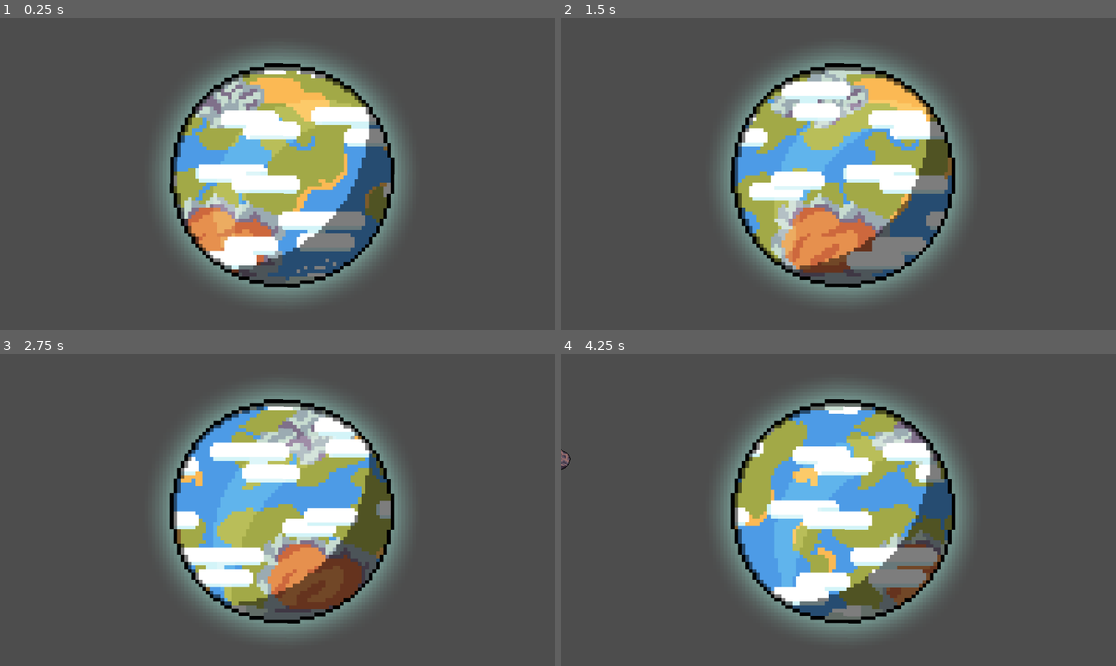
Above: before the commit, frames 1-4 (two rows, left to right).
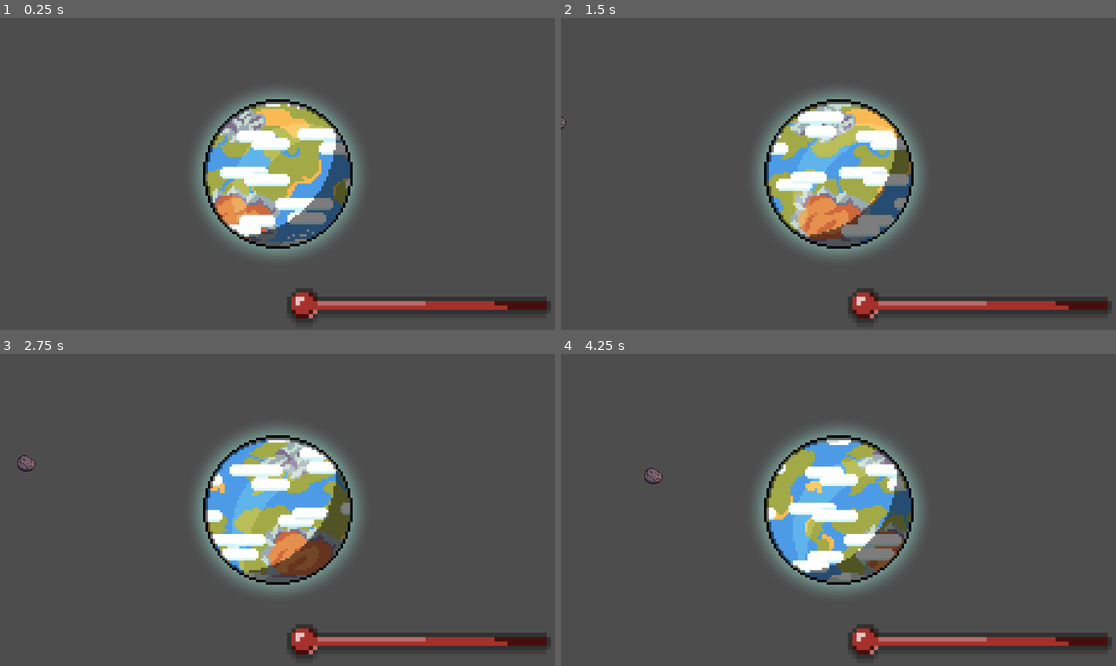
Above: after the commit, the same moments.

Repository: zax71/Asteroid-Deportation-Service
Game: Godot game, scene res://scenes/game.tscn
The game is run twice, just before and just after one commit, with the same random seed, the same clock (stepped at 60 frames per second) and the same inputs.
Inputs:
- Up to frame 1 (0.25 s): no input
- Up to frame 2 (1.5 s): no input
- Up to frame 3 (2.75 s): no input
- Up to frame 4 (4.25 s): no input

The runs differ from the first frame. In frame 1, 28% of the frame differs, in the area x 28-100%, y 10-98%; in frame 2, 28%; in frame 3, 27%; in frame 4, 28%, in the area x 0-100%, y 10-98%.

Commit message:
Add health bar

Diff:
--- a/scenes/game.tscn
+++ b/scenes/game.tscn
@@ -1,5 +1,6 @@
-[gd_scene load_steps=7 format=3 uid="uid://ctob8lvwtr2tn"]
+[gd_scene load_steps=8 format=3 uid="uid://ctob8lvwtr2tn"]
 
+[ext_resource type="PackedScene" uid="uid://cyefrwtcvyhxe" path="res://scenes/hud.tscn" id="1_35ofw"]
 [ext_resource type="PackedScene" uid="uid://ch4vklgyokma4" path="res://scenes/earth.tscn" id="1_bjxqn"]
 [ext_resource type="Script" path="res://scripts/game_manager.gd" id="1_isow1"]
 [ext_resource type="PackedScene" uid="uid://d3qxroghfi6rr" path="res://scenes/asteroid.tscn" id="2_pupb0"]
@@ -49,7 +50,7 @@
 script = ExtResource("1_isow1")
 
 [node name="Earth" parent="." instance=ExtResource("1_bjxqn")]
-position = Vector2(6, 2)
+position = Vector2(575, 325)
 rotation = 6.28319
 
 [node name="AnimationPlayer" type="AnimationPlayer" parent="Earth"]
@@ -58,7 +59,12 @@
 }
 
 [node name="Camera2D" type="Camera2D" parent="."]
-zoom = Vector2(1.5, 1.5)
+position = Vector2(575, 325)
 
 [node name="Asteroid" parent="." instance=ExtResource("2_pupb0")]
 position = Vector2(-477, -363)
+
+[node name="HUD" parent="." instance=ExtResource("1_35ofw")]
+follow_viewport_enabled = false
+
+[connection signal="ready" from="GameManager" to="GameManager" method="_on_ready"]
--- /dev/null
+++ b/scenes/hud.gd
@@ -0,0 +1,17 @@
+extends CanvasLayer
+
+
+# Called when the node enters the scene tree for the first time.
+func _ready():
+	pass # Replace with function body.
+
+
+# Called every frame. 'delta' is the elapsed time since the previous frame.
+func _process(delta):
+	pass
+
+func set_health(value: int):
+	$TextureProgressBar.value = value
+
+func get_health() -> int:
+	return $TextureProgressBar.value
--- /dev/null
+++ b/scenes/hud.tscn
@@ -0,0 +1,25 @@
+[gd_scene load_steps=4 format=3 uid="uid://cyefrwtcvyhxe"]
+
+[ext_resource type="Texture2D" uid="uid://b7djq1pqg2hlc" path="res://assets/Health_bar/HealthBar_DARK_outside.png" id="1_eih6n"]
+[ext_resource type="Script" path="res://scenes/hud.gd" id="1_jjhwn"]
+[ext_resource type="Texture2D" uid="uid://fj7eaqwciqm4" path="res://assets/Health_bar/HealthBar_DARK_inside.png" id="2_2qpoo"]
+
+[node name="HUD" type="CanvasLayer"]
+follow_viewport_enabled = true
+script = ExtResource("1_jjhwn")
+
+[node name="TextureProgressBar" type="TextureProgressBar" parent="."]
+anchors_preset = 3
+anchor_left = 1.0
+anchor_top = 1.0
+anchor_right = 1.0
+anchor_bottom = 1.0
+offset_left = -557.0
+offset_top = -87.0
+offset_right = -496.0
+offset_bottom = -78.0
+grow_horizontal = 0
+grow_vertical = 0
+scale = Vector2(8.965, 8.965)
+texture_over = ExtResource("1_eih6n")
+texture_progress = ExtResource("2_2qpoo")
--- a/scripts/asteroid.gd
+++ b/scripts/asteroid.gd
@@ -19,7 +19,7 @@
 		await sprite.animation_finished
 
 		# Remove earth health
-		game_manager.remove_health(1)
+		game_manager.remove_health(10)
 
 		# Duplicate and put in random position
 		var new_asteroid = self.duplicate()
--- a/scripts/game_manager.gd
+++ b/scripts/game_manager.gd
@@ -3,8 +3,16 @@
 var earth_health = 100
 var difficulty = 0
 
+
+
 func remove_health(remove_amount: int):
+	$"../HUD".set_health($"../HUD".get_health()-remove_amount)
 	earth_health = earth_health - remove_amount
 
 func increment_difficulty():
+
 	difficulty = difficulty + 1
+
+
+func _on_ready():
+	$"../HUD".set_health(100)
Binary file added: assets/Health_bar/HealthBar DARK.png
Not shown, added: assets/Health_bar/HealthBar DARK.png.import
Binary file added: assets/Health_bar/HealthBar_DARK_inside.png
Not shown, added: assets/Health_bar/HealthBar_DARK_inside.png.import
Binary file added: assets/Health_bar/HealthBar_DARK_outside.png
Not shown, added: assets/Health_bar/HealthBar_DARK_outside.png.import
